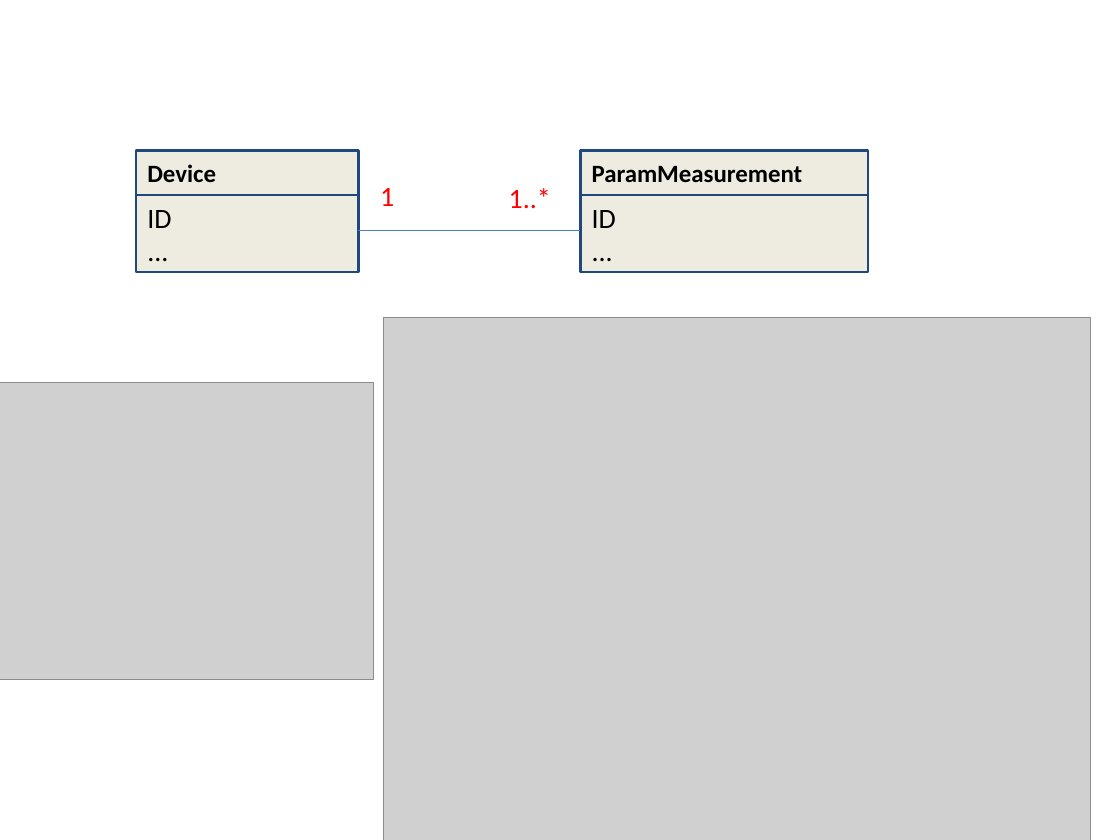
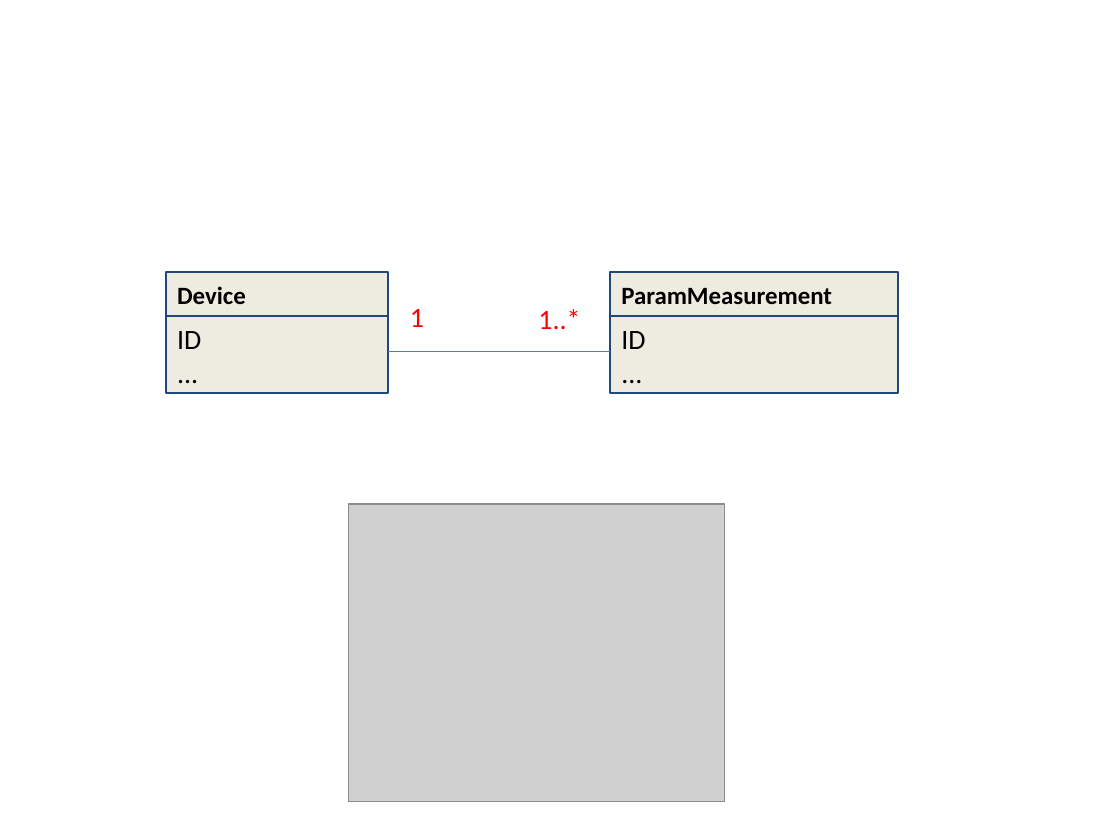
Before and after one commit to quantdse60878/HSTS, a slide deck: slide 1 of docs/Temperature Presentation/Quy/ReadDataFromWristband.pptx. Drawn at 1120x840 pixels with LibreOffice and Linux fonts; fonts in the diff are those of the drawing; grey boxes stand for pictures. Boxes give left, top, right and bottom in pixels: in the first picture for what was removed or moved away, otherwise in the second. Text is boxed around its words. In the diff, an @@ line names an element or a change of style, - is before the commit and + after.

```diff
--- a/docs/Temperature Presentation/Quy/ReadDataFromWristband.pptx
+++ b/docs/Temperature Presentation/Quy/ReadDataFromWristband.pptx
@@ text "1": place and size @@
-text "1" at <box>380,188,394,206</box>
+text "1" at <box>410,309,424,327</box>
@@ picture removed at <box>383,317,1090,840</box> @@
@@ 4 rectangles, 1 text, 1 line: place and size @@
-4 rectangles, 1 text, 1 line at <box>137,151,868,272</box>
+4 rectangles, 1 text, 1 line at <box>166,272,898,393</box>
@@ picture: place and size @@
-picture at <box>0,383,373,680</box>
+picture at <box>348,504,724,801</box>
```
Also in this commit, not shown: 1 other slide changed, 1 other file.
